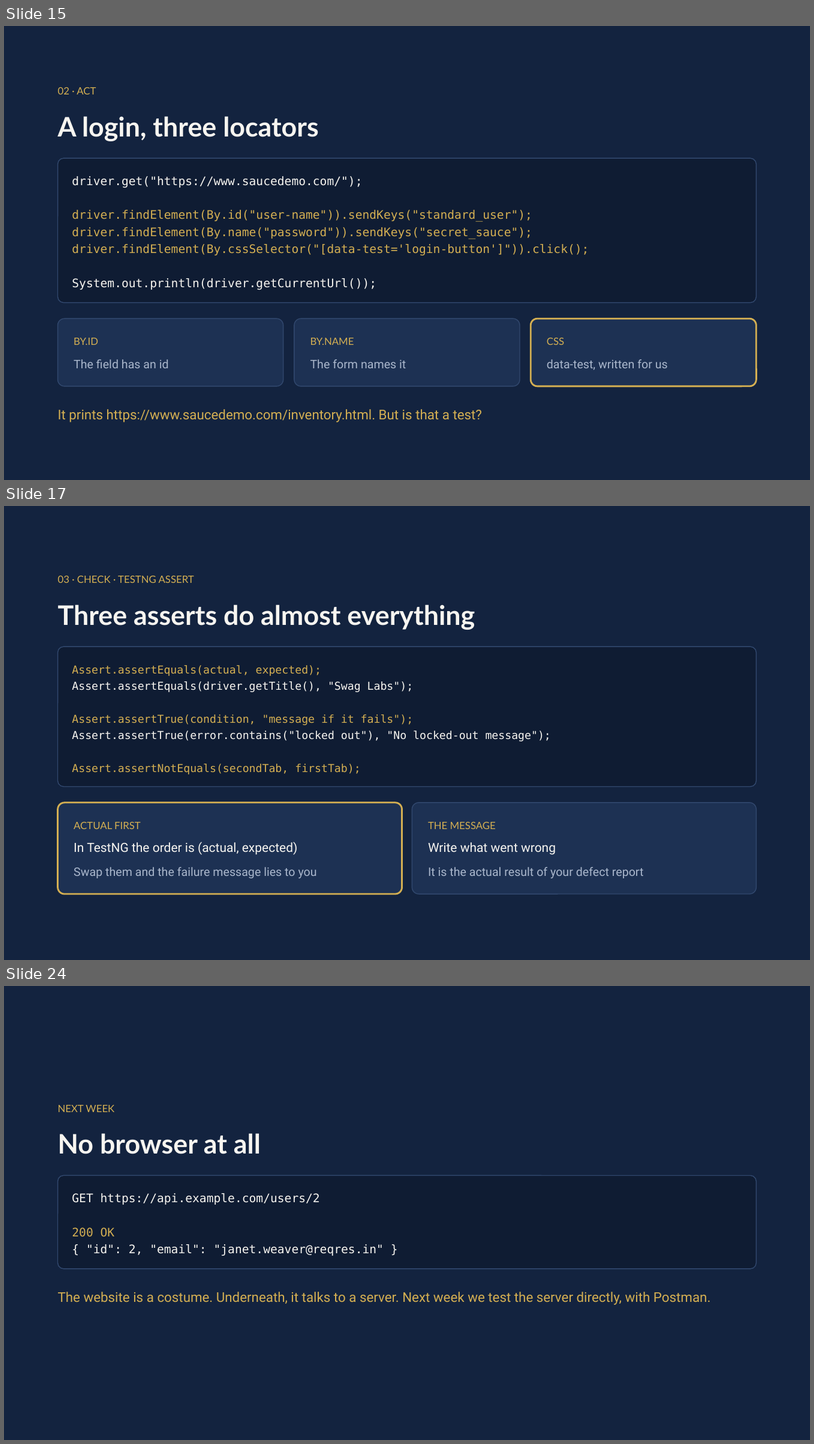
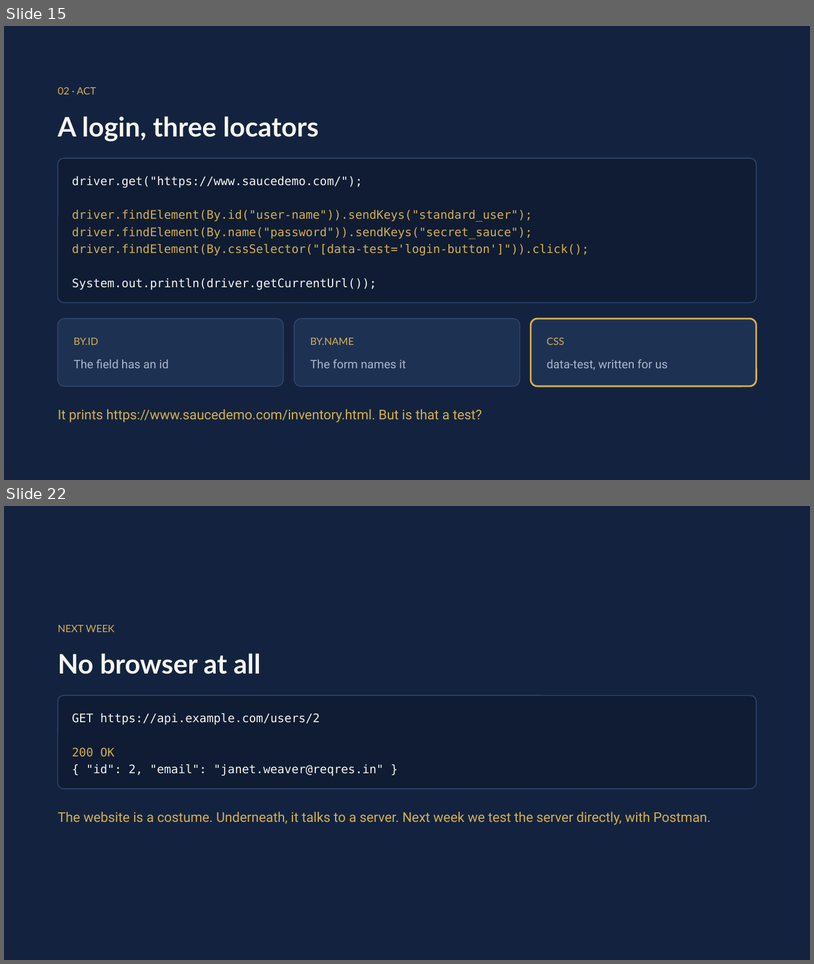
Before and after one commit to MohamedShehab280/software-testing, a slide deck: week-04/Week 4 - Locators and Assertions.pptx. Shown one above the other, each under a label of ours: slides 15, 17 and 24 before the commit, slides 15 and 22 after it; the slides between them are not shown. The pictures are 814x1444 and 814x964 pixels, drawn with LibreOffice and Linux fonts; fonts in the diff are those of the drawing. Boxes give left, top, right and bottom in pixels: in the first picture for what was removed or moved away, otherwise in the second. Text is boxed around its words. In the diff, an @@ line names an element or a change of style, - is before the commit and + after.

Commit message:
Week 4: assert is one example, the task gets its own slides

```diff
--- a/week-04/Week 4 - Locators and Assertions.pptx
+++ b/week-04/Week 4 - Locators and Assertions.pptx
@@ slide 17 removed at <box>4,506,810,960</box>, background #13233F @@
@@ text removed at <box>58,576,194,583</box> @@
-03 · CHECK · TESTNG ASSERT
@@ text removed at <box>58,604,475,630</box> @@
-Three asserts do almost everything
@@ rounded rectangle removed at <box>58,646,757,786</box> @@
@@ text removed at <box>72,665,321,676</box> @@
-Assert.assertEquals(actual, expected);
@@ text removed at <box>72,681,414,692</box> @@
-Assert.assertEquals(driver.getTitle(), "Swag Labs");
@@ text removed at <box>72,714,414,725</box> @@
-Assert.assertTrue(condition, "message if it fails");
@@ text removed at <box>72,730,551,741</box> @@
-Assert.assertTrue(error.contains("locked out"), "No locked-out message");
@@ text removed at <box>72,763,360,774</box> @@
-Assert.assertNotEquals(secondTab, firstTab);
@@ rounded rectangle removed at <box>58,802,402,894</box> @@
@@ rounded rectangle removed at <box>413,802,756,894</box> @@
@@ text removed at <box>74,822,141,829</box> @@
-ACTUAL FIRST
@@ text removed at <box>428,822,496,829</box> @@
-THE MESSAGE
@@ text removed at <box>74,841,298,855</box> @@
-In TestNG the order is (actual, expected)
@@ text removed at <box>428,842,556,855</box> @@
-Write what went wrong
@@ text removed at <box>74,867,317,878</box> @@
-Swap them and the failure message lies to you
@@ text removed at <box>428,867,644,878</box> @@
-It is the actual result of your defect report
@@ what was slide 24 is now slide 22 @@
```
Also in this commit, not shown: 3 slides changed, 5 slides added, 6 other slides removed, 1 other file.
